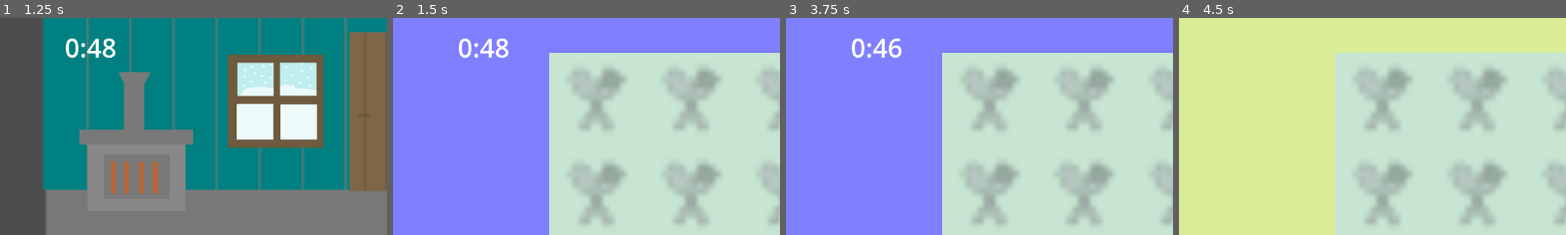
Above: before the commit, frames 1-4 (left to right).
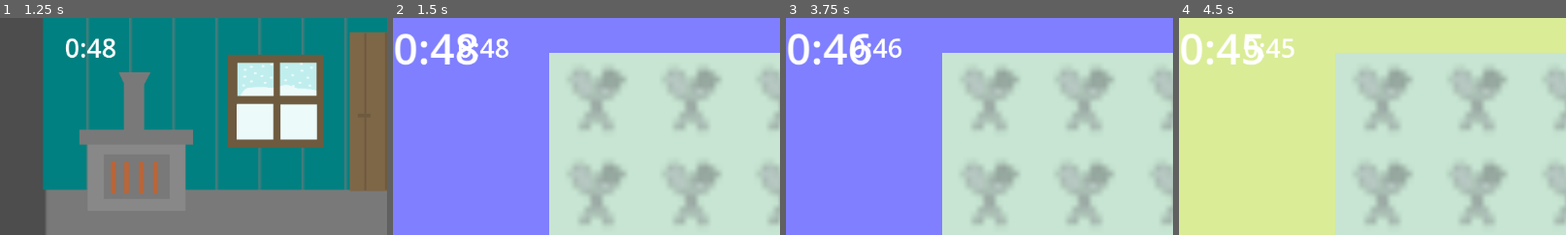
Above: after the commit, the same moments.

Repository: acfielder/FrozenCabin
Game: Godot game, scene res://test_level.tscn
Two runs of this game, one before a commit and one after it. Both use one fixed random seed, a clock stepped at 60 frames per second and the inputs below.
Inputs (mouse positions are % of the whole screen's width and height, from its top left):
- Up to frame 1 (1.25 s): tap Enter at 0.5 s; move the mouse to (72, 45) at 0.52 s; hold Right (right) from 0.53 s (still down); hold E (SceneOpen) from 0.53 s (still down); click (72, 45) at 0.67 s
- Up to frame 2 (1.5 s): tap Space at 1.25 s; move the mouse to (30, 55) at 1.27 s; release Right (right) at 1.28 s; release E (SceneOpen) at 1.28 s; hold Down (down) from 1.28 s (still down); tap E (SceneOpen) at 1.35 s
- Up to frame 3 (3.75 s): release Down (down) at 2 s; click "Finish Eating" at 2 s; tap Enter at 2.75 s; move the mouse to (60, 28) at 2.77 s; hold Right (right) 2.78-3.53 s; hold E (SceneOpen) 2.78-3.53 s; tap Space at 3.5 s; move the mouse to (45, 70) at 3.52 s; hold Up (up) from 3.53 s (still down); tap E (SceneOpen) at 3.6 s; click (45, 70) at 3.67 s
- Up to frame 4 (4.5 s): tap Enter at 4.25 s; move the mouse to (80, 65) at 4.27 s; release Up (up) at 4.28 s; hold Left (left) from 4.28 s (still down); hold E (SceneOpen) from 4.28 s (still down)
The pictures show only the part of the screen within x 0-50%, y 0-50%; the shares and areas given below are measured in that part.

Frame 1 is identical in both runs. In frame 2, 1.4% of the frame differs, in the area x 0-22%, y 7-22%; in frame 3, 1.3%; in frame 4, 1.8%, in the area x 0-30%, y 7-22%.

Commit message:
minigames as scenes

Diff:
--- /dev/null
+++ b/LevelScenes/bed_scene.gd
@@ -0,0 +1,21 @@
+extends Control
+
+
+func _input(event):
+	if event.is_action_pressed("SceneOpen") && get_node("/root/Node2D/MainDude").get("collision_check_bed"):
+		get_node("/root/Node2D/BedScene").show()
+		get_node("/root/Node2D/MainDude").collision_check_bed = false
+
+# Called when the node enters the scene tree for the first time.
+func _ready():
+	pass # Replace with function body.
+
+
+# Called every frame. 'delta' is the elapsed time since the previous frame.
+func _process(delta):
+	$BedOverallTimer.text = get_node("/root/Node2D").timer_text
+
+
+
+func _on_bed_close_pressed():
+	get_node("/root/Node2D/BedScene").hide()
--- /dev/null
+++ b/LevelScenes/bed_scene.tscn
@@ -0,0 +1,34 @@
+[gd_scene load_steps=2 format=3 uid="uid://c4br0rbhuvgbi"]
+
+[ext_resource type="Script" path="res://LevelScenes/bed_scene.gd" id="1_rfgch"]
+
+[node name="BedScene" type="Control"]
+visible = false
+layout_mode = 3
+anchors_preset = 0
+offset_right = 40.0
+offset_bottom = 40.0
+script = ExtResource("1_rfgch")
+
+[node name="ColorRect" type="ColorRect" parent="."]
+layout_mode = 0
+offset_left = -23.0
+offset_top = -17.0
+offset_right = 289.0
+offset_bottom = 193.0
+color = Color(0.498039, 0.498039, 1, 1)
+
+[node name="BedClose" type="Button" parent="."]
+layout_mode = 0
+offset_left = 95.0
+offset_top = 116.0
+offset_right = 169.0
+offset_bottom = 156.0
+text = "wake up"
+
+[node name="BedOverallTimer" type="Label" parent="."]
+layout_mode = 0
+offset_right = 40.0
+offset_bottom = 23.0
+
+[connection signal="pressed" from="BedClose" to="." method="_on_bed_close_pressed"]
--- a/LevelScenes/door_scenetest.gd
+++ b/LevelScenes/door_scenetest.gd
@@ -3,18 +3,16 @@
 
 # Called when the node enters the scene tree for the first time.
 func _ready():
-	pass # Replace with function body.
-
+	#$DoorOverallTimer.text = $root/Node2D/OverallTimer.text # Replace with function body.
+	pass
 
 func _input(event):
 	if event.is_action_pressed("SceneOpen") && get_node("/root/Node2D/MainDude").get("collision_check_door"):
 		get_node("/root/Node2D/DoorScenetest").show()
 		get_node("/root/Node2D/MainDude").collision_check_door = false
 
-
 func _process(delta):
-	pass
-
+	$DoorOverallTimer.text = get_node("/root/Node2D").timer_text
 
 func _on_door_close_pressed():
 		get_node("/root/Node2D/DoorScenetest").hide()
--- /dev/null
+++ b/LevelScenes/eat_scene.gd
@@ -0,0 +1,21 @@
+extends Control
+
+
+func _input(event):
+	if event.is_action_pressed("SceneOpen") && get_node("/root/Node2D/MainDude").get("collision_check_eat"):
+		get_node("/root/Node2D/EatScene").show()
+		get_node("/root/Node2D/MainDude").collision_check_eat = false
+
+
+# Called when the node enters the scene tree for the first time.
+func _ready():
+	pass # Replace with function body.
+
+
+# Called every frame. 'delta' is the elapsed time since the previous frame.
+func _process(delta):
+	$EatOverallTimer.text = get_node("/root/Node2D").timer_text
+
+
+func _on_eat_close_pressed():
+	get_node("/root/Node2D/EatScene").hide()
--- /dev/null
+++ b/LevelScenes/eat_scene.tscn
@@ -0,0 +1,53 @@
+[gd_scene load_steps=3 format=3 uid="uid://8lyag8idibyn"]
+
+[ext_resource type="PackedScene" uid="uid://dd22gcqbpa753" path="res://memory_map.tscn" id="1_88xrr"]
+[ext_resource type="Script" path="res://LevelScenes/eat_scene.gd" id="1_hnm1k"]
+
+[node name="EatScene" type="Control"]
+visible = false
+layout_mode = 3
+anchors_preset = 0
+offset_right = 40.0
+offset_bottom = 40.0
+script = ExtResource("1_hnm1k")
+
+[node name="ColorRect" type="ColorRect" parent="."]
+layout_mode = 0
+offset_left = -23.0
+offset_top = -17.0
+offset_right = 289.0
+offset_bottom = 193.0
+color = Color(0.498039, 0.498039, 1, 1)
+
+[node name="EatClose" type="Button" parent="."]
+layout_mode = 0
+offset_left = 232.0
+offset_top = 60.0
+offset_right = 295.0
+offset_bottom = 114.0
+text = "Finish
+Eating
+"
+
+[node name="MemoryMap" parent="." instance=ExtResource("1_88xrr")]
+
+[node name="Eaten" type="Label" parent="."]
+unique_name_in_owner = true
+layout_mode = 0
+offset_left = 209.0
+offset_top = 23.0
+offset_right = 251.0
+offset_bottom = 46.0
+text = "hello"
+
+[node name="HungerLevel" type="Label" parent="."]
+layout_mode = 0
+offset_right = 40.0
+offset_bottom = 23.0
+
+[node name="EatOverallTimer" type="Label" parent="."]
+layout_mode = 0
+offset_right = 40.0
+offset_bottom = 23.0
+
+[connection signal="pressed" from="EatClose" to="." method="_on_eat_close_pressed"]
--- /dev/null
+++ b/LevelScenes/roof_scene.gd
@@ -0,0 +1,18 @@
+extends Control
+
+func _input(event):
+	if event.is_action_pressed("SceneOpen") && get_node("/root/Node2D/MainDude").get("collision_check_climb"):
+		get_node("/root/Node2D/RoofScene").show()
+		get_node("/root/Node2D/MainDude").collision_check_climb = false
+
+# Called when the node enters the scene tree for the first time.
+func _ready():
+	pass # Replace with function body.
+
+# Called every frame. 'delta' is the elapsed time since the previous frame.
+func _process(delta):
+	$RoofOverallTimer.text = get_node("/root/Node2D").timer_text
+
+
+func _on_roof_close_pressed():
+	get_node("/root/Node2D/RoofScene").hide()
--- /dev/null
+++ b/LevelScenes/roof_scene.tscn
@@ -0,0 +1,33 @@
+[gd_scene load_steps=2 format=3 uid="uid://mghcfn3sjbsn"]
+
+[ext_resource type="Script" path="res://LevelScenes/roof_scene.gd" id="1_rbq52"]
+
+[node name="RoofScene" type="Control"]
+visible = false
+layout_mode = 3
+anchors_preset = 0
+offset_right = 40.0
+offset_bottom = 40.0
+script = ExtResource("1_rbq52")
+
+[node name="ColorRect" type="ColorRect" parent="."]
+layout_mode = 0
+offset_right = 274.0
+offset_bottom = 193.0
+color = Color(0.545098, 0.686275, 0.537255, 1)
+
+[node name="RoofClose" type="Button" parent="."]
+layout_mode = 0
+offset_left = 100.0
+offset_top = 98.0
+offset_right = 179.0
+offset_bottom = 152.0
+text = "Climb
+Down"
+
+[node name="RoofOverallTimer" type="Label" parent="."]
+layout_mode = 0
+offset_right = 40.0
+offset_bottom = 23.0
+
+[connection signal="pressed" from="RoofClose" to="." method="_on_roof_close_pressed"]
--- a/test_level.gd
+++ b/test_level.gd
@@ -1,47 +1,19 @@
 extends Node2D
 
-
-func _input(event):
-	if event.is_action_pressed("SceneOpen") && get_node("MainDude").get("collision_check_bed"):
-		get_node("BedScene").show()
-		get_node("MainDude").collision_check_bed = false
-
-	if event.is_action_pressed("SceneOpen") && get_node("MainDude").get("collision_check_eat"):
-		get_node("EatScene").show()
-		get_node("MainDude").collision_check_eat = false
-
-	if event.is_action_pressed("SceneOpen") && get_node("MainDude").get("collision_check_climb"):
-		get_node("RoofScene").show()
-		get_node("MainDude").collision_check_climb = false
-
-
-
-
+@export var timer_text: String
 
 
 # Called when the node enters the scene tree for the first time.
 func _ready():
 	$OverallTimer.start()
 
-	#pass
-
 
 # Called every frame. 'delta' is the elapsed time since the previous frame.
 func _process(delta):
 	#$TimeLeftLabel.text= str($Timer.time_left)
 	$TimeLeftLabel.text = "%d:%02d" % [floor($OverallTimer.time_left / 60), int($OverallTimer.time_left) % 60]
-
-
+	timer_text = $TimeLeftLabel.text
 
 
 func _on_timer_timeout():
 	print("all done")
-
-func _on_bed_close_pressed():
-	get_node("BedScene").hide()
-
-func _on_eat_close_pressed():
-	get_node("EatScene").hide()
-
-func _on_roof_close_pressed():
-	get_node("RoofScene").hide()
--- a/test_level.tscn
+++ b/test_level.tscn
@@ -10,8 +10,10 @@
 [ext_resource type="PackedScene" uid="uid://7lv2k4tw48b8" path="res://Characters/window.tscn" id="7_vvt4j"]
 [ext_resource type="PackedScene" uid="uid://dpsc6meevel4f" path="res://Characters/furnace.tscn" id="8_ggyb5"]
 [ext_resource type="PackedScene" uid="uid://c50s7sxyr6mxy" path="res://Characters/door.tscn" id="9_ec4o2"]
-[ext_resource type="PackedScene" uid="uid://dd22gcqbpa753" path="res://memory_map.tscn" id="11_a3h70"]
+[ext_resource type="PackedScene" uid="uid://8lyag8idibyn" path="res://LevelScenes/eat_scene.tscn" id="11_211uf"]
+[ext_resource type="PackedScene" uid="uid://c4br0rbhuvgbi" path="res://LevelScenes/bed_scene.tscn" id="11_i31u3"]
 [ext_resource type="PackedScene" uid="uid://c0gux7ot0xqqx" path="res://LevelScenes/door_scenetest.tscn" id="12_5o3w1"]
+[ext_resource type="PackedScene" uid="uid://mghcfn3sjbsn" path="res://LevelScenes/roof_scene.tscn" id="14_1m80g"]
 
 [sub_resource type="TileSetAtlasSource" id="TileSetAtlasSource_ypwo5"]
 texture = ExtResource("1_3u0os")
@@ -2807,91 +2809,13 @@
 [node name="Table" parent="." instance=ExtResource("6_e8d53")]
 position = Vector2(131, 98)
 
-[node name="BedScene" type="Control" parent="."]
-visible = false
-layout_mode = 3
-anchors_preset = 0
-offset_right = 40.0
-offset_bottom = 40.0
+[node name="BedScene" parent="." instance=ExtResource("11_i31u3")]
 
-[node name="ColorRect" type="ColorRect" parent="BedScene"]
-layout_mode = 0
-offset_left = -23.0
-offset_top = -17.0
-offset_right = 289.0
-offset_bottom = 193.0
-color = Color(0.498039, 0.498039, 1, 1)
+[node name="EatScene" parent="." instance=ExtResource("11_211uf")]
 
-[node name="BedClose" type="Button" parent="BedScene"]
-layout_mode = 0
-offset_left = 95.0
-offset_top = 116.0
-offset_right = 169.0
-offset_bottom = 156.0
-text = "wake up"
+[node name="DoorScenetest" parent="." instance=ExtResource("12_5o3w1")]
 
-[node name="EatScene" type="Control" parent="."]
-visible = false
-layout_mode = 3
-anchors_preset = 0
-offset_right = 40.0
-offset_bottom = 40.0
-
-[node name="ColorRect" type="ColorRect" parent="EatScene"]
-layout_mode = 0
-offset_left = -23.0
-offset_top = -17.0
-offset_right = 289.0
-offset_bottom = 193.0
-color = Color(0.498039, 0.498039, 1, 1)
-
-[node name="EatClose" type="Button" parent="EatScene"]
-layout_mode = 0
-offset_left = 232.0
-offset_top = 60.0
-offset_right = 295.0
-offset_bottom = 114.0
-text = "Finish
-Eating
-"
-
-[node name="MemoryMap" parent="EatScene" instance=ExtResource("11_a3h70")]
-
-[node name="Eaten" type="Label" parent="EatScene"]
-unique_name_in_owner = true
-layout_mode = 0
-offset_left = 209.0
-offset_top = 23.0
-offset_right = 251.0
-offset_bottom = 46.0
-text = "hello"
-
-[node name="HungerLevel" type="Label" parent="EatScene"]
-layout_mode = 0
-offset_right = 40.0
-offset_bottom = 23.0
-
-[node name="RoofScene" type="Control" parent="."]
-visible = false
-layout_mode = 3
-anchors_preset = 0
-offset_right = 40.0
-offset_bottom = 40.0
-
-[node name="ColorRect" type="ColorRect" parent="RoofScene"]
-layout_mode = 0
-offset_right = 274.0
-offset_bottom = 193.0
-color = Color(0.545098, 0.686275, 0.537255, 1)
-
-[node name="RoofClose" type="Button" parent="RoofScene"]
-layout_mode = 0
-offset_left = 100.0
-offset_top = 98.0
-offset_right = 179.0
-offset_bottom = 152.0
-text = "Climb
-Down"
+[node name="RoofScene" parent="." instance=ExtResource("14_1m80g")]
 
 [node name="OverallTimer" type="Timer" parent="."]
 wait_time = 50.0
@@ -2905,16 +2829,8 @@
 scale = Vector2(0.600401, 0.620629)
 text = "00:00"
 
-[node name="HungerTimer" type="Timer" parent="."]
-
 [node name="HungerLevelMain" type="Label" parent="."]
 offset_right = 40.0
 offset_bottom = 23.0
 
-[node name="DoorScenetest" parent="." instance=ExtResource("12_5o3w1")]
-
-[connection signal="pressed" from="BedScene/BedClose" to="." method="_on_bed_close_pressed"]
-[connection signal="pressed" from="EatScene/EatClose" to="." method="_on_eat_close_pressed"]
-[connection signal="pressed" from="EatScene/EatClose" to="EatScene/MemoryMap" method="_on_eat_close_pressed"]
-[connection signal="pressed" from="RoofScene/RoofClose" to="." method="_on_roof_close_pressed"]
 [connection signal="timeout" from="OverallTimer" to="." method="_on_timer_timeout"]
Not shown: 1 places in test_level.tscn that only renumber resources
